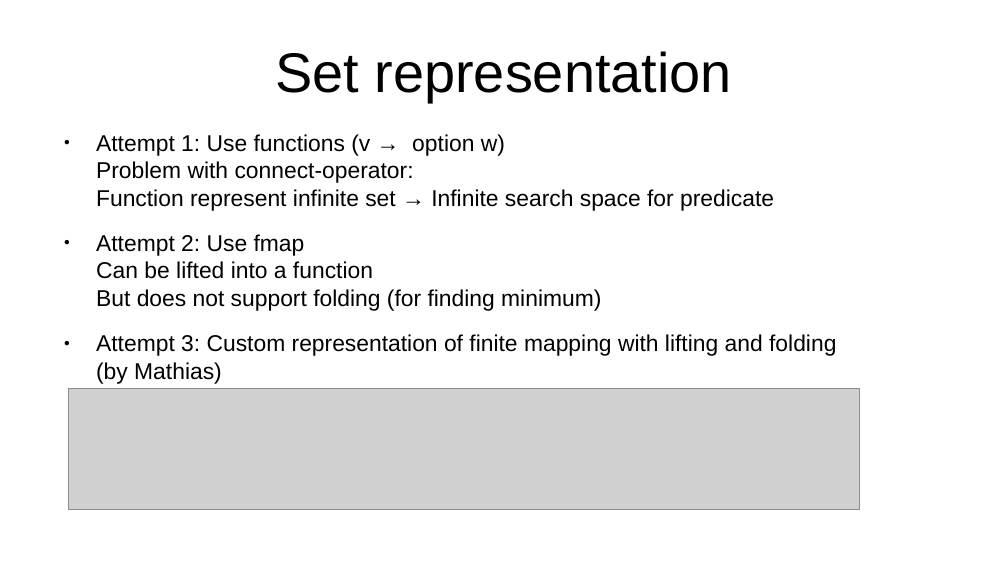
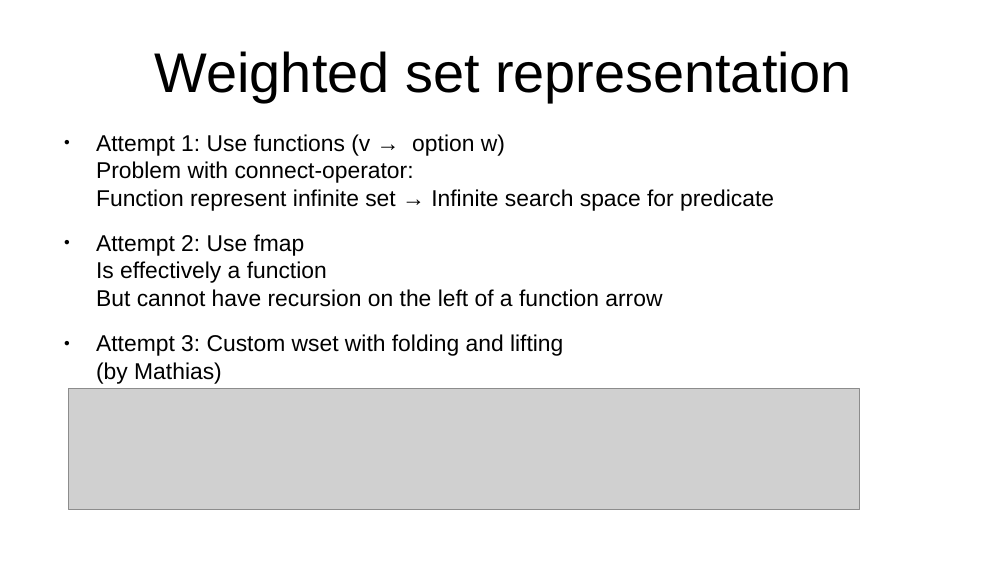
Before and after one commit to ThomdenDK/POCS, a slide deck: slide 10 of POCS_Exam.odp (slide 9 before the commit). Drawn at 1008x567 pixels with LibreOffice and Linux fonts; fonts in the diff are those of the drawing; grey boxes stand for pictures. Boxes give left, top, right and bottom in pixels: in the first picture for what was removed or moved away, otherwise in the second. Text is boxed around its words. In the diff, an @@ line names an element or a change of style, - is before the commit and + after.

```diff
--- a/POCS_Exam.odp
+++ b/POCS_Exam.odp
@@ title at (155,51,852,102): text changed @@
-Set representation
+Weighted set representation
@@ text at (96,234,662,384): text changed @@
-● Attempt 2: Use fmap
-  Can be lifted into a function
-  But does not support folding (for finding minimum)
-● Attempt 3: Custom representation of finite mapping with lifting and folding
-  (by Mathias)
+● Attempt 2: Use fmap
+  Is effectively a function
+  But cannot have recursion on the left of a function arrow
+● Attempt 3: Custom wset with folding and lifting
+  (by Mathias)
```
Also in this commit, not shown: 3 other slides changed, 14 slides added, 3 other files.
